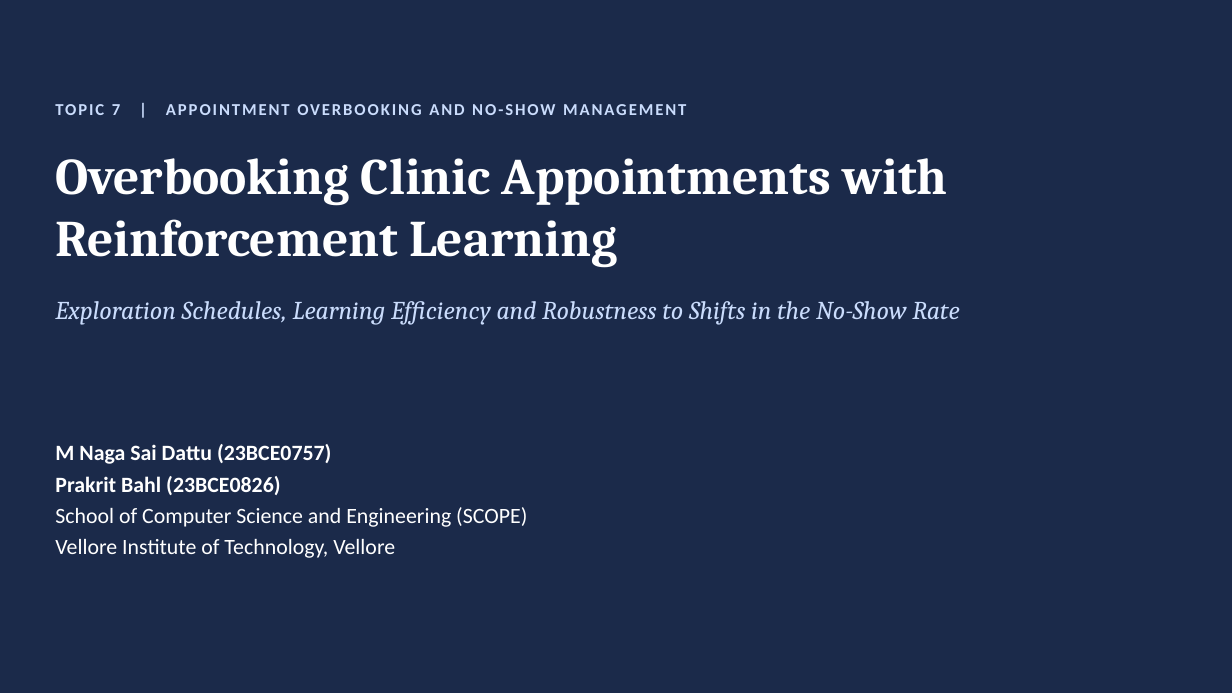
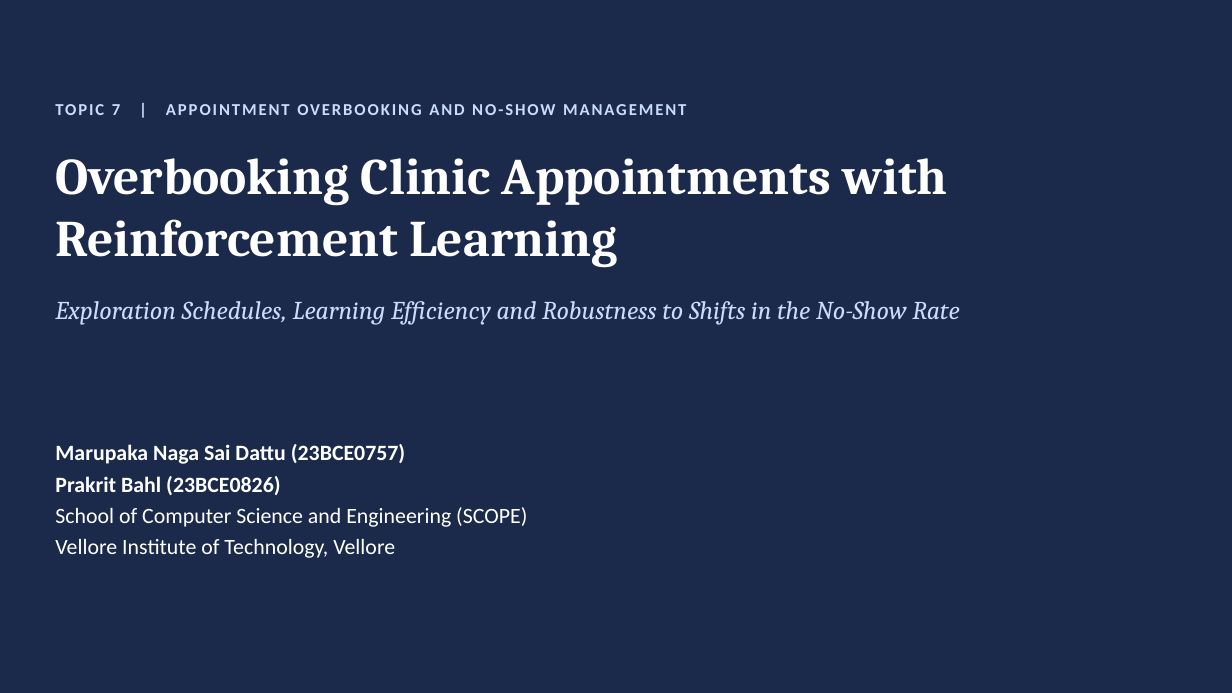
Before and after one commit to Nagasai-Datta/ml_lab, a slide deck: slide 1 of topic7/presentation/23BCE0757_THEORY_DA.pptx. Drawn at 1232x693 pixels with LibreOffice and Linux fonts; fonts in the diff are those of the drawing. Boxes give left, top, right and bottom in pixels: in the first picture for what was removed or moved away, otherwise in the second. Text is boxed around its words. In the diff, an @@ line names an element or a change of style, - is before the commit and + after.

```diff
--- a/topic7/presentation/23BCE0757_THEORY_DA.pptx
+++ b/topic7/presentation/23BCE0757_THEORY_DA.pptx
@@ text at <box>55,444,405,464</box>: text changed @@
-M Naga Sai Dattu (23BCE0757)
+Marupaka Naga Sai Dattu (23BCE0757)
```
Also in this commit, not shown: 2 other slides changed, 3 slides removed, 1 other file.
